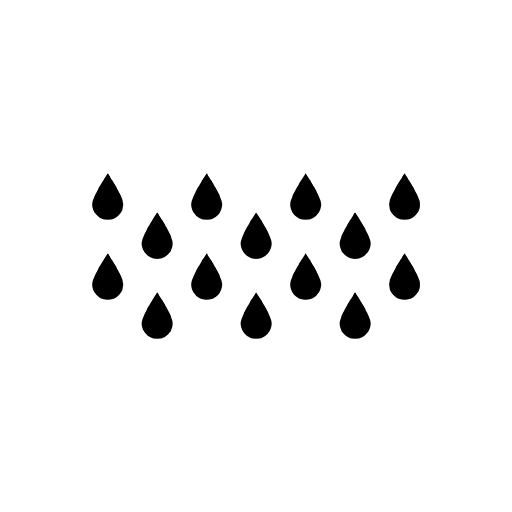
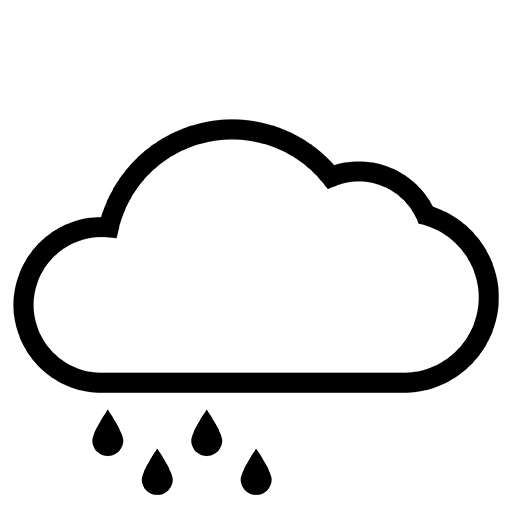
Comparing the layer stacks of the two 512 × 512 images. Changes:
added layer "11" above "12" over [13, 119, 499, 495]
hid "9" over [92, 173, 420, 339]
